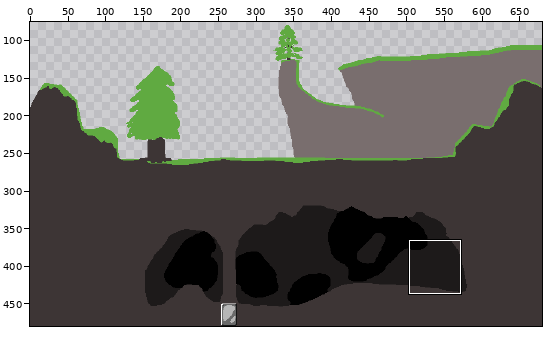
File history of a pixel-art file, res/map/digging_test_level/digging_test_level.aseprite. Above, an overview of the earlier version with the close-up marked.
Close-up. The starting point:
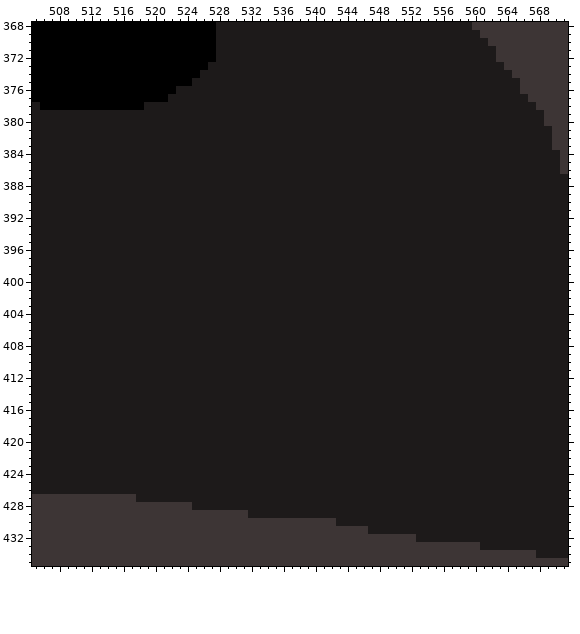
680x480 pixels, 1 frame. Colours within 5 levels of each other are drawn and written as one. Shown: x 505..571, y 368..435. The wide view leaves out empty margins.
Once edited:
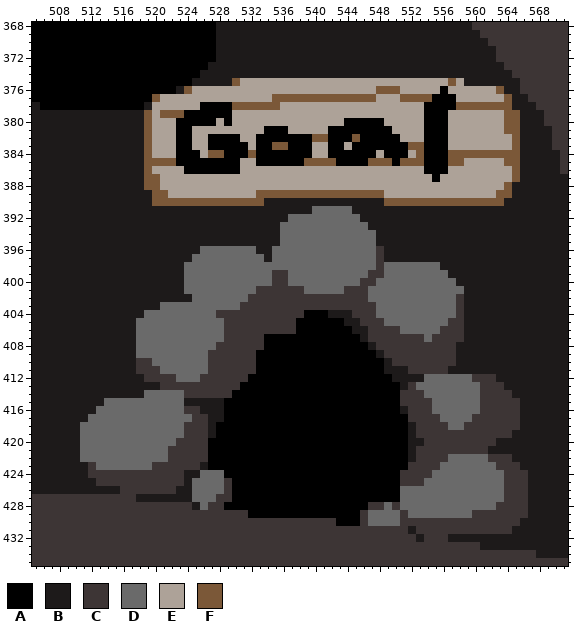
Palette (. is transparent): A #000000  B #1d1a1a  C #3d3535  D #6a6a6a  E #ada298  F #7b5838
Changes in this commit:
Changed rows in their new state; - is an unchanged pixel.
Layer "Layer 1":
first column x 511:
375 -------------------FEEEEEEEEEEEEEEEEEEEEEEEEEEFE--------
376 -------------FEEEEEEEEEEEEEEEEEEEEEEEFFFEEEEEAEEEEEEF---
377 ---------FEEEEEEEEEEEEEEFFFFFFFFFFFFFEEEFFFFAAAEEEEEEF--
378 ---------EEEEEEAAAAFFFFFFEEEEEEEEEEEEEEEEEEAAAAFFFFFFF--
379 --------FEFFFAAAAAAEEEEEEEEEEEEEEEEEEEEEEEEAAAEEEEEEEFF-
380 --------FEEEAAAAAEAEEEEEEEEEEEEEEAAAAAEEEEEAAAEEEEEEEFF-
381 --------FEEEAAEEEEEEEEEAAAEEEEEAAAAAAAAEEEEAAAEEEEEEEFF-
382 --------FEEEAAEEAAAAEEAAAAAAAFFAAAFAAAAAEEEAAAEEEEEEEEF-
383 --------FEEEAAEEAAAAAEAAFFAAAEEAAEAAAAAAAFFAAAEEEEEEEEF-
384 --------FEEEAAAEFFAAAFAAAAAAAEEAAAAAAEAAAEFAAAFFFFFFFFF-
385 --------FFFFAAAAAAAAEEAAAAAAFFFFAAAAFFFAFFFAAAFFEEEEEFF-
386 --------FEEEEAAAAAAAEEEEEEEEEEEEEEEEEEEEEEEAAAEEEEEEEEF-
387 --------FFEEEEEEEEEEEEEEEEEEEEEEEEEEEEEEEEEEAEEEEEEEEEF-
388 --------FFEEEEEEEEEEEEEEEEEEEEEEEEEEEEEEEEEEEEEEEEEEEF--
389 ---------FFEEEEEEEEEEEFFFFFFFFFFFFFFFFEEEEEEEEEEEEEEFF--
390 ---------FFFFFFFFFFFFFF---------------FFFFFFFFFFFFFFF---
391 -----------------------------DDDDD----------------------
392 --------------------------DDDDDDDDD---------------------
393 -------------------------DDDDDDDDDDD--------------------
394 -------------------------DDDDDDDDDDDD-------------------
395 -------------------------DDDDDDDDDDDD-------------------
396 ---------------DDDDDDD--DDDDDDDDDDDDDC------------------
397 --------------DDDDDDDDD-DDDDDDDDDDDDDC------------------
398 -------------DDDDDDDDDDDDDDDDDDDDDDDDCDDDDDDD-----------
399 -------------DDDDDDDDDDDCCDDDDDDDDDDCCDDDDDDDD----------
400 -------------DDDDDDDDDDDCCDDDDDDDDDCCDDDDDDDDDD---------
401 -------------DDDDDDDDDCCCCCCDDDDDCCCDDDDDDDDDDDD--------
402 --------------DDDDDDDCCCCCCCCCCCCCCCDDDDDDDDDDDC--------
403 ----------DDDDDDDDDDCCCCCCCCCCCCCCCCCDDDDDDDDDDC--------
404 --------DDDDDDDDDCCCCCCCCCCCAAA---CCCDDDDDDDDDDC--------
405 -------DDDDDDDDDDDCCCCCCCCCAAAAAA--CCCDDDDDDDDCC--------
406 -------DDDDDDDDDDDCCCCCCCCCAAAAAAA--CCCCDDDDDCCC--------
407 -------DDDDDDDDDDDCCCCCAAAAAAAAAAAA-CCCCCCCDCCCC--------
408 -------DDDDDDDDDDCCCCCCAAAAAAAAAAAAA-CCCCCCCCCC---------
409 -------DDDDDDDDDCCCCCCAAAAAAAAAAAAAAA-CCCCCCCCC---------
410 -------CCDDDDDDDCCCCCCAAAAAAAAAAAAAAAA-CCCCCCCC---------
411 -------CCCDDDDDDCCCCCCAAAAAAAAAAAAAAAA---CCCCC----------
412 --------CCCCDDDCCCCCCAAAAAAAAAAAAAAAAAA----DDDDDDCCC----
413 ----------CCCCCCCCCCAAAAAAAAAAAAAAAAAAAA-CDDDDDDDDCCC---
414 --------DDDDDCCCCCCAAAAAAAAAAAAAAAAAAAAACCCDDDDDDDCCCC--
415 ---DDDDDDDDDD-----AAAAAAAAAAAAAAAAAAAAAACCCCDDDDDDCCCCC-
416 --DDDDDDDDDDDCC---AAAAAAAAAAAAAAAAAAAAAA-CCCDDDDDDCCCCC-
417 -DDDDDDDDDDDDDCC--AAAAAAAAAAAAAAAAAAAAAAACCCCDDDDCCCCCC-
418 DDDDDDDDDDDDDCCC-AAAAAAAAAAAAAAAAAAAAAAAA-CCCCDDCCCCCCC-
419 DDDDDDDDDDDDDCCC-AAAAAAAAAAAAAAAAAAAAAAAA-CCCCCCCCCCCC--
420 DDDDDDDDDDDDCCCCAAAAAAAAAAAAAAAAAAAAAAAAA--CCCCCCCCC----
421 DDDDDDDDDDDCCCCCAAAAAAAAAAAAAAAAAAAAAAAAA-CCCCCCCCC-----
422 DDDDDDDDDDDCCCCCAAAAAAAAAAAAAAAAAAAAAAAAA-CCCCDDDDDCCC--
423 -CDDDDDDDCCCCCC-AAAAAAAAAAAAAAAAAAAAAAAAACCCCDDDDDDDCCC-
424 -CCCCCCCCCCCC--DDDAAAAAAAAAAAAAAAAAAAAAACCCCDDDDDDDDDCCC
425 --CCCCCCCCCCC-DDDDCAAAAAAAAAAAAAAAAAAAAACCCDDDDDDDDDDCCC
426 -----CCCCCCC--DDDDCAAAAAAAAAAAAAAAAAAAAADDDDDDDDDDDDDCCC
427 --------------DDDCCAAAAAAAAAAAAAAAAAAAAADDDDDDDDDDDDDCCC
428 ---------------DCCAAAAAAAAAAAAAAAAAACCDCDDDDDDDDDDDDCCCC
429 ---------------------AAAAAAAAAAAAAACDDDDCDDDDDDDDCCCCCCC
430 --------------------------------AAACDDDDCCCCCCCCCCCCCCC-
431 ------------------------------------CCCCC-CCCCCCCCCCCC--
432 -------------------------------------------CCC----------
